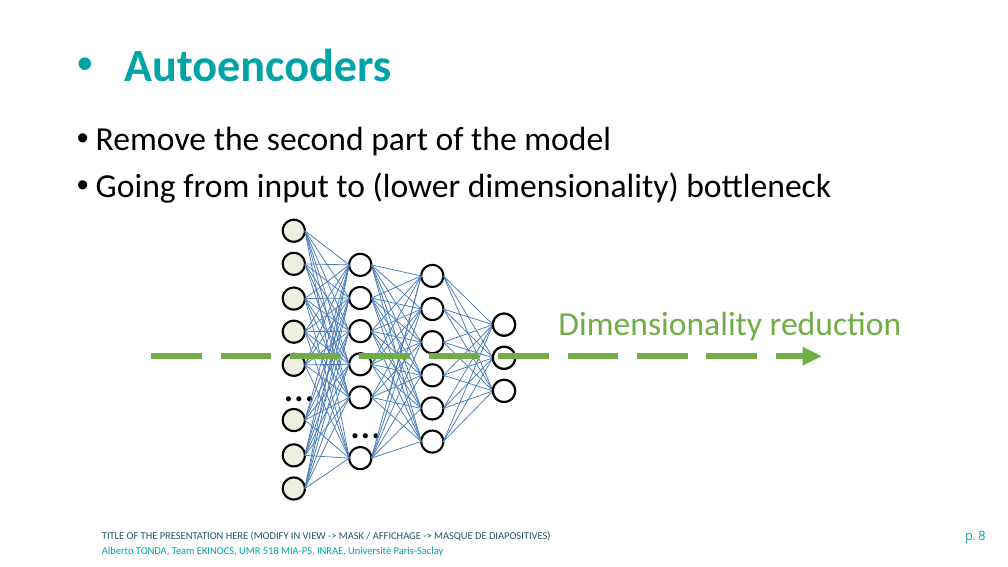
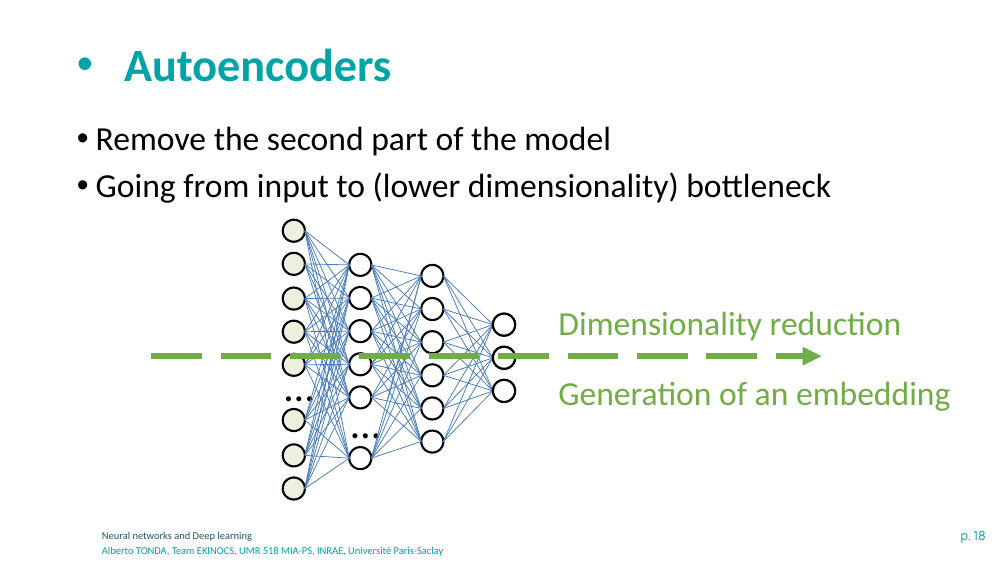
Before and after one commit to albertotonda/teaching, a slide deck: slide 18 of optimization-methods-for-artificial-intelligence/ml-neural-networks.pptx (slide 8 before the commit). Drawn at 1008x567 pixels with LibreOffice and Linux fonts; fonts in the diff are those of the drawing; background and template pictures are left out. Boxes give left, top, right and bottom in pixels: in the first picture for what was removed or moved away, otherwise in the second. Text is boxed around its words. In the diff, an @@ line names an element or a change of style, - is before the commit and + after.

```diff
--- a/optimization-methods-for-artificial-intelligence/ml-neural-networks.pptx
+++ b/optimization-methods-for-artificial-intelligence/ml-neural-networks.pptx
@@ text added at (558,381,950,411), 32 pt, text #70AD47 @@
+Generation of an embedding
@@ text at (102,531,252,541): text changed @@
-TITLE OF THE PRESENTATION HERE (MODIFY IN VIEW -> MASK / AFFICHAGE -> MASQUE DE DIAPOSITIVES)
+Neural networks and Deep learning
@@ page number at (961,530,985,543): text changed @@
-p. 8
+p. 18
```
Also in this commit, not shown: 9 other slides changed, 13 slides added, 3 other files.
